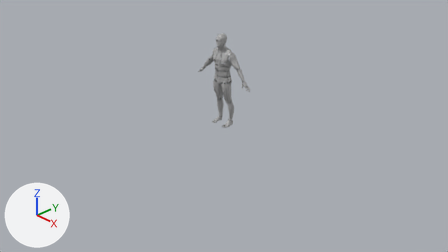
A saved change to the Blender file Game_Human_Rig.blend.
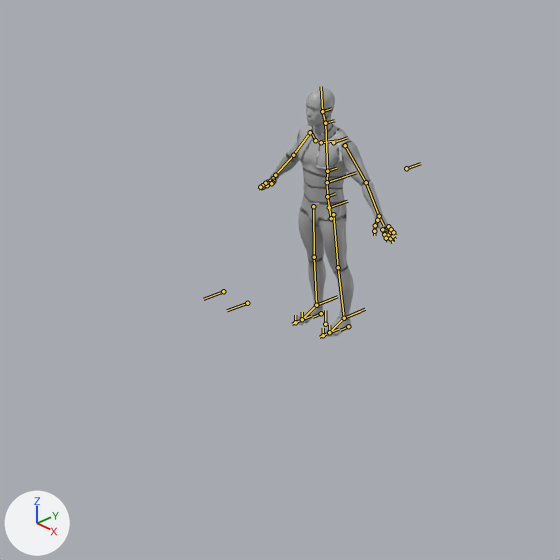
Old and new are each drawn from the file's camera 'Camera' and again close up on the part from 22% to 70% of the width and 0% to 84% of the height. Lighting does not change. The marker at lower left points along +X, +Y and +Z. The bones that bend it are drawn over the model as lines in the close-ups.

The first close-up shows 'Male_Prototype'.
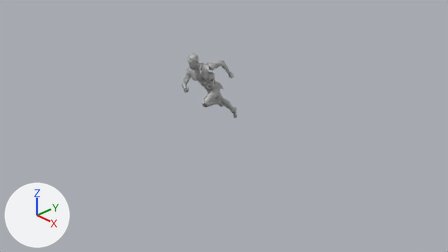
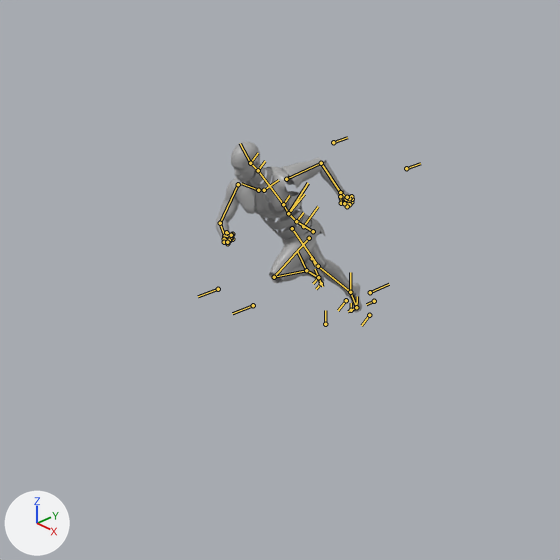
The newer file adds an action. The first version stands in its rest pose; the second is drawn at frame 1 of the action 'Sample_Pose'.

What the commit changed:
Bone 'CTRL-Torso' (bone_ctrl_torso) moves from (0.0, 0.0, 0.0) to (0.0, -0.232, -0.069).
Bone 'CTRL-Torso' (bone_ctrl_torso) turns from (0, 0, 0) to (39, 0, 0) degrees about its own x, y and z.
Bone 'CTRL-Shoulder.L' (bone_ctrl_shoulder_l) turns from (0, 0, 0) to (-5, 8, 3) degrees about its own x, y and z.
Bone 'CTRL-Upper_Arm_FK.L' (bone_ctrl_upper_arm_fk_l) turns from (0, 0, 0) to (-50, 9, -10) degrees about its own x, y and z.
Bone 'CTRL-Fore_Arm_FK.L' (bone_ctrl_fore_arm_fk_l) turns from (0, 0, 0) to (62, 3, -16) degrees about its own x, y and z.
Bone 'CTRL-Hand_FK.L' (bone_ctrl_hand_fk_l) turns from (0, 0, 0) to (-9, 1, 3) degrees about its own x, y and z.
Bone 'CTRL-Neck' (bone_ctrl_neck) turns from (0, 0, 0) to (-8, 0, 0) degrees about its own x, y and z.
Bone 'CTRL-Head' (bone_ctrl_head) turns from (0, 0, 0) to (-15, 0, 0) degrees about its own x, y and z.
Bone 'CTRL-Shoulder.R' (bone_ctrl_shoulder_r) turns from (0, 0, 0) to (26, 14, -5) degrees about its own x, y and z.
Bone 'CTRL-Upper_Arm_FK.R' (bone_ctrl_upper_arm_fk_r) turns from (0, 0, 0) to (32, 0, 0) degrees about its own x, y and z.
Bone 'CTRL-Fore_Arm_FK.R' (bone_ctrl_fore_arm_fk_r) turns from (0, 0, 0) to (76, 0, 0) degrees about its own x, y and z.
Bone 'CTRL-Hand_FK.R' (bone_ctrl_hand_fk_r) turns from (0, 0, 0) to (21, 3, -7) degrees about its own x, y and z.
Bone 'CTRL-Lower_Torso' (bone_ctrl_lower_torso) turns from (0, 0, 0) to (2, -4, -7) degrees about its own x, y and z.
Bone 'CTRL-Upper_Torso' (bone_ctrl_upper_torso) turns from (0, 0, 0) to (-9, -3, 14) degrees about its own x, y and z.
Bone 'CTRL-Leg_IK_Pole.L' (bone_ctrl_leg_ik_pole_l) moves from (0.0, 0.0, 0.0) to (0.003, 0.0, 0.055).
Bone 'CTRL-Leg_IK.L' (bone_ctrl_leg_ik_l) moves from (0.0, 0.0, 0.0) to (-0.074, -0.279, 0.413).
Bone 'CTRL-Leg_IK.L' (bone_ctrl_leg_ik_l) turns from (0, 0, 0) to (117, 2, 3) degrees about its own x, y and z.
Bone 'CTRL-Leg_IK_Pole.R' (bone_ctrl_leg_ik_pole_r) moves from (0.0, 0.0, 0.0) to (-0.003, 0.0, 0.055).
Bone 'CTRL-Leg_IK.R' (bone_ctrl_leg_ik_r) moves from (0.0, 0.0, 0.0) to (0.108, 0.411, 0.0).
Bone 'CTRL-Leg_IK.R' (bone_ctrl_leg_ik_r) turns from (0, 0, 0) to (0, 0, 3) degrees about its own x, y and z.
Bone 'CTRL-Foot_Roll.R' (bone_ctrl_foot_roll_r) turns from (0, 0, 0) to (92, 0, 0) degrees about its own x, y and z.
Bone 'CTRL-Finger_Pinky.L' (bone_ctrl_finger_pinky_l) turns from (0, 0, 0) to (-83, 0, 0) degrees about its own x, y and z.
Bone 'CTRL-Finger_Pinky.L' (bone_ctrl_finger_pinky_l) is rescaled from (1.0, 1.0, 1.0) to (0.59, 0.59, 0.59).
Bone 'CTRL-Finger_Ring.L' (bone_ctrl_finger_ring_l) turns from (0, 0, 0) to (-83, 0, 0) degrees about its own x, y and z.
Bone 'CTRL-Finger_Ring.L' (bone_ctrl_finger_ring_l) is rescaled from (1.0, 1.0, 1.0) to (0.59, 0.59, 0.59).
Bone 'CTRL-Finger_Middle.L' (bone_ctrl_finger_middle_l) turns from (0, 0, 0) to (-83, 0, 0) degrees about its own x, y and z.
Bone 'CTRL-Finger_Middle.L' (bone_ctrl_finger_middle_l) is rescaled from (1.0, 1.0, 1.0) to (0.59, 0.59, 0.59).
Bone 'CTRL-Finger_Index.L' (bone_ctrl_finger_index_l) turns from (0, 0, 0) to (-83, 0, 0) degrees about its own x, y and z.
Bone 'CTRL-Finger_Index.L' (bone_ctrl_finger_index_l) is rescaled from (1.0, 1.0, 1.0) to (0.59, 0.59, 0.59).
Bone 'CTRL-Finger_Thumb.L' (bone_ctrl_finger_thumb_l) turns from (0, 0, 0) to (-33, 0, -21) degrees about its own x, y and z.
Bone 'CTRL-Finger_Thumb.L' (bone_ctrl_finger_thumb_l) is rescaled from (1.0, 1.0, 1.0) to (0.74, 0.74, 0.74).
Bone 'CTRL-Finger_Pinky.R' (bone_ctrl_finger_pinky_r) turns from (0, 0, 0) to (-83, 0, 0) degrees about its own x, y and z.
Bone 'CTRL-Finger_Pinky.R' (bone_ctrl_finger_pinky_r) is rescaled from (1.0, 1.0, 1.0) to (0.59, 0.59, 0.59).
Bone 'CTRL-Finger_Ring.R' (bone_ctrl_finger_ring_r) turns from (0, 0, 0) to (-83, 0, 0) degrees about its own x, y and z.
Bone 'CTRL-Finger_Ring.R' (bone_ctrl_finger_ring_r) is rescaled from (1.0, 1.0, 1.0) to (0.59, 0.59, 0.59).
Bone 'CTRL-Finger_Middle.R' (bone_ctrl_finger_middle_r) turns from (0, 0, 0) to (-83, 0, 0) degrees about its own x, y and z.
Bone 'CTRL-Finger_Middle.R' (bone_ctrl_finger_middle_r) is rescaled from (1.0, 1.0, 1.0) to (0.59, 0.59, 0.59).
Bone 'CTRL-Finger_Index.R' (bone_ctrl_finger_index_r) turns from (0, 0, 0) to (-83, 0, 0) degrees about its own x, y and z.
Bone 'CTRL-Finger_Index.R' (bone_ctrl_finger_index_r) is rescaled from (1.0, 1.0, 1.0) to (0.59, 0.59, 0.59).
Bone 'CTRL-Finger_Thumb.R' (bone_ctrl_finger_thumb_r) turns from (0, 0, 0) to (-33, 0, 21) degrees about its own x, y and z.
Bone 'CTRL-Finger_Thumb.R' (bone_ctrl_finger_thumb_r) is rescaled from (1.0, 1.0, 1.0) to (0.74, 0.74, 0.74).

What differs and where, as boxes [x1, y1, x2, y2] in the close-ups (560 x 560 px):
'Male_Prototype', posed (7% wider, 31% shorter)
    before: [259, 88, 396, 337]
    after: [216, 141, 362, 313]
bone 'CTRL-Torso', root to tip
    before: (329, 207) to (347, 201)
    after: (303, 226) to (318, 206)
bone 'CTRL-Lower_Torso', root to tip
    before: (327, 182) to (345, 176)
    after: (288, 213) to (304, 194)
bone 'CTRL-Upper_Torso', root to tip
    before: (327, 182) to (356, 172)
    after: (288, 213) to (308, 183)
bone 'CTRL-Leg_IK_Pole.L', root to tip
    before: (247, 303) to (227, 310)
    after: (253, 305) to (232, 313)
bone 'CTRL-Leg_IK.L', root to tip
    before: (344, 318) to (365, 309)
    after: (306, 270) to (297, 250)
bone 'CTRL-Leg_IK_Pole.R', root to tip
    before: (223, 291) to (203, 299)
    after: (218, 289) to (198, 296)
bone 'CTRL-Leg_IK.R', root to tip
    before: (316, 305) to (337, 296)
    after: (370, 292) to (389, 284)
